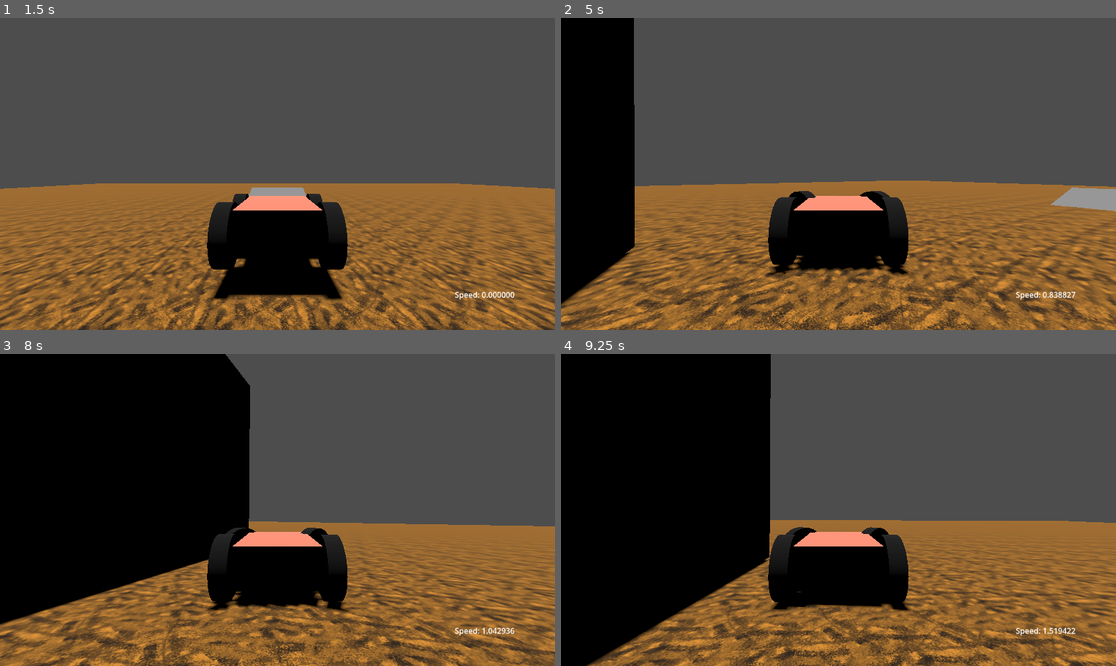
Above: before the commit, frames 1-4 (two rows, left to right).
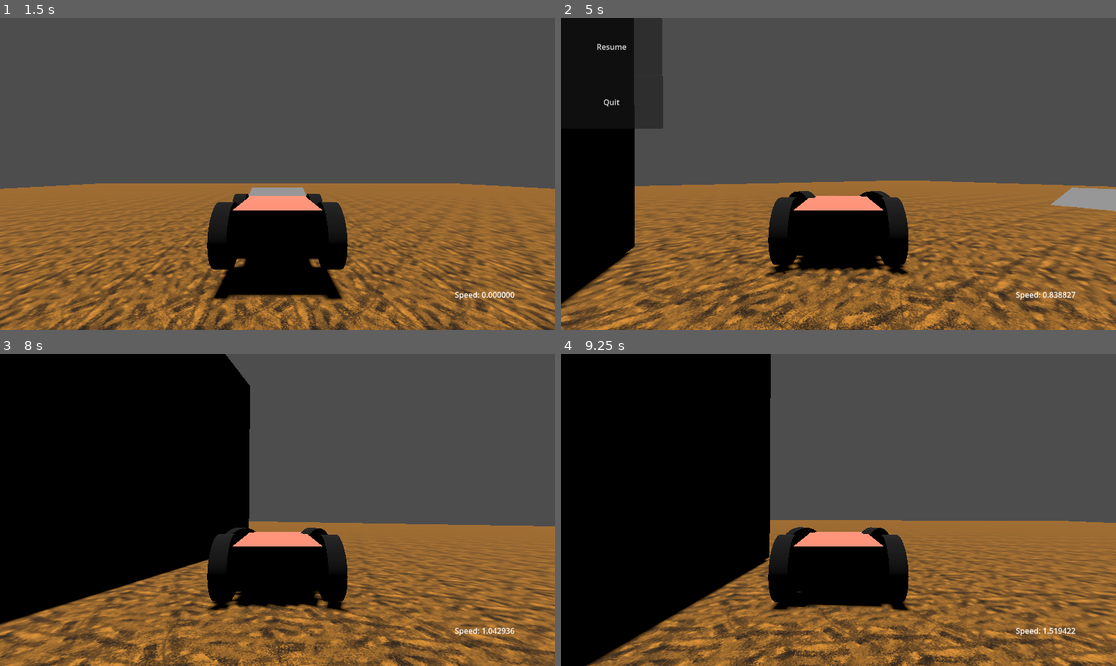
Above: after the commit, the same moments.

Repository: Aadniz/pqcrg
Game: Godot game, scene res://game_scene.tscn
Same seed, same stepped clock (60 frames per second), same inputs: the game is played once before the commit and once after it.
Inputs (mouse positions are in pixels of both pictures, inside the frame that each line leads up to):
- Up to frame 1 (1.5 s): tap Enter at 0.5 s; hold D (right) 0.53-1.25 s; click "Host" at 1.25 s
- Up to frame 2 (5 s): hold S (backward) 2.03-2.78 s; hold D (right) 2.78-3.53 s; hold W (forward) 3.53-4.28 s; hold A (left) from 4.28 s (still down); tap Escape (menu) at 4.9 s
- Up to frame 3 (8 s): release A (left) at 5 s; click (49, 382) at 5 s, where only the run after the commit has a clickable "Resume"; hold A (left) 5.78-6.53 s; hold S (backward) 6.53-7.28 s; hold D (right) from 7.28 s (still down)
- Up to frame 4 (9.25 s): release D (right) at 8.03 s; hold W (forward) 8.03-8.78 s; hold D (right) from 8.78 s (still down)

Frame 1 is identical in both runs. In frame 2, 1.9% of the frame differs, in the area x 6-19%, y 0-36%; in frame 3, less than 0.1%; in frame 4, less than 0.1%.

Commit message:
added menu for quitting and connected to disconnect

Diff:
--- a/multiplayergame/player.gd
+++ b/multiplayergame/player.gd
@@ -1,9 +1,11 @@
 extends VehicleBody3D
 
 @onready var camera_3d = $cam_origin/SpringArm3D/Camera3D
+@onready var main = $"../"
 
 const MAX_STEER = 0.8
 const ENGINE_POWER = 600
+var paused = false
 
 # Called when the node enters the scene tree for the first time.
 func _ready():
@@ -16,7 +18,8 @@
 		rotation=Vector3.ZERO
 		linear_velocity = Vector3.ZERO
 		position = $respawn_point.position
-
+	if Input.is_action_just_pressed("menu"):
+		pauseMenu()
 
 func _enter_tree():
 	set_multiplayer_authority(name.to_int())
@@ -29,3 +32,19 @@
 		var temp_speed = sqrt(speed.z*speed.z + speed.x*speed.x)
 		var speed_string = "Speed: %f" % temp_speed
 		$CanvasLayer/speedometer.text = speed_string
+
+func pauseMenu():
+	if paused:
+		$pause_menu.hide()
+	else:
+		$pause_menu.show()
+	paused = !paused
+
+
+func _on_resume_pressed():
+	$pause_menu.hide()
+	paused = !paused
+
+func _on_quit_pressed():
+	main.exit_game(name.to_int())
+	get_tree().quit()
--- a/multiplayergame/player.tscn
+++ b/multiplayergame/player.tscn
@@ -134,3 +134,21 @@
 
 [node name="respawn_point" type="Node3D" parent="."]
 top_level = true
+
+[node name="pause_menu" type="CanvasLayer" parent="."]
+visible = false
+
+[node name="resume" type="Button" parent="pause_menu"]
+offset_right = 210.0
+offset_bottom = 119.0
+text = "Resume"
+
+[node name="quit" type="Button" parent="pause_menu"]
+offset_left = -2.0
+offset_top = 119.0
+offset_right = 212.0
+offset_bottom = 230.0
+text = "Quit"
+
+[connection signal="pressed" from="pause_menu/resume" to="." method="_on_resume_pressed"]
+[connection signal="pressed" from="pause_menu/quit" to="." method="_on_quit_pressed"]
